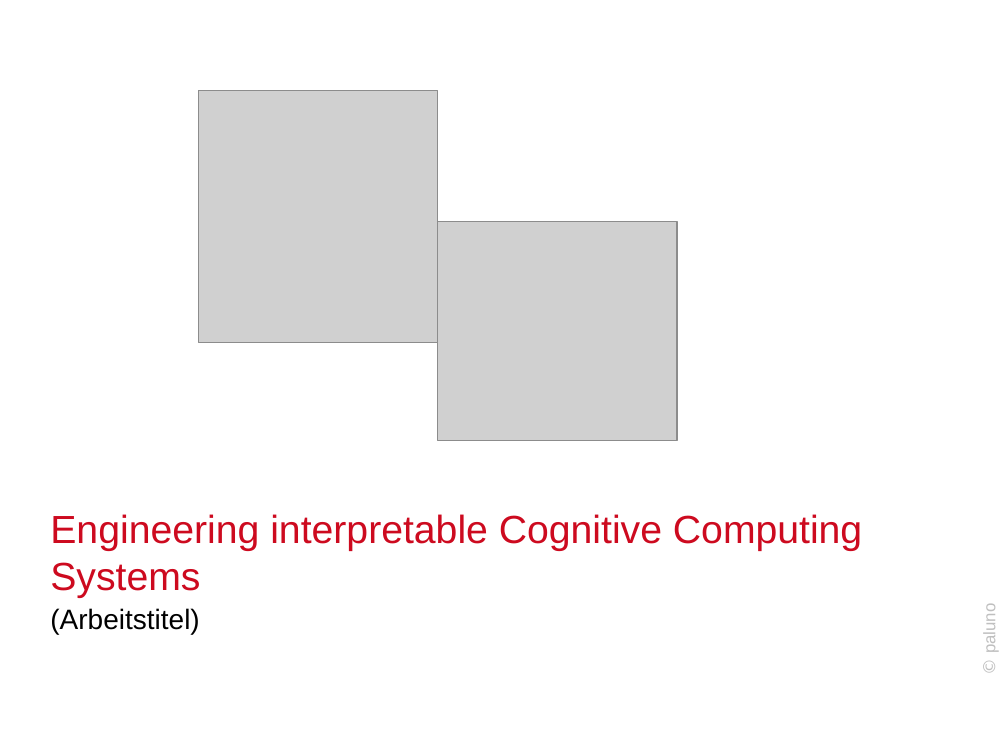
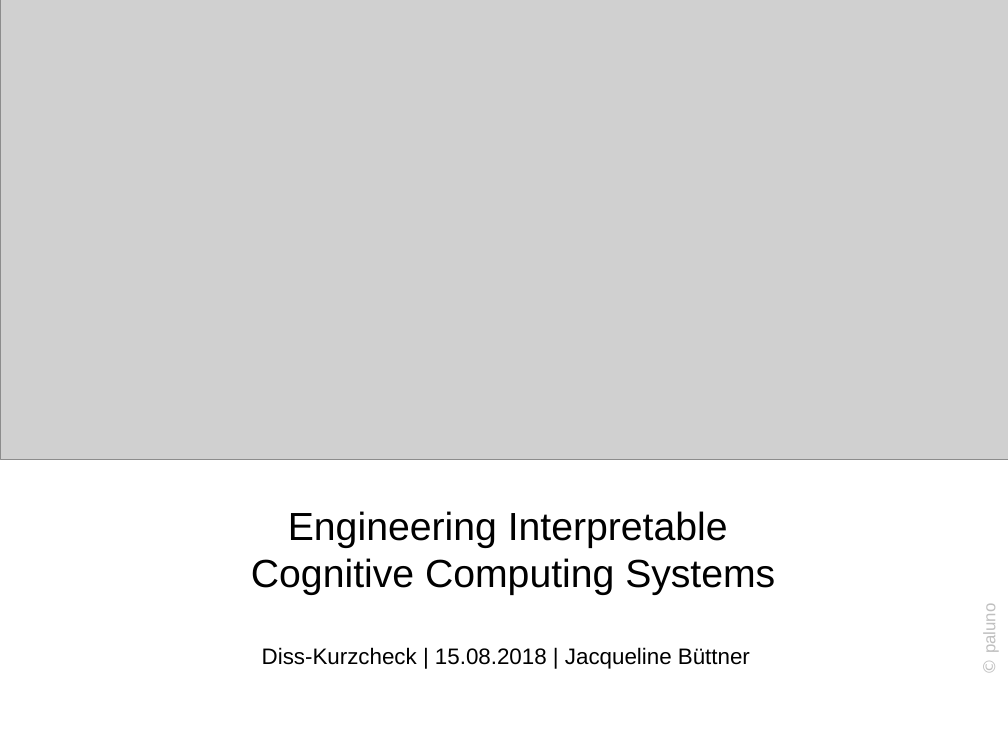
Before and after one commit to jabuettner/citavi, a slide deck: slide 1 of Diss (repo)/Explainable AI/Disskurzcheck082018.pptx. Drawn at 1008x756 pixels with LibreOffice and Linux fonts; fonts in the diff are those of the drawing; grey boxes stand for pictures; background and template pictures are left out. Boxes give left, top, right and bottom in pixels: in the first picture for what was removed or moved away, otherwise in the second. Text is boxed around its words. In the diff, an @@ line names an element or a change of style, - is before the commit and + after.

```diff
--- a/Diss (repo)/Explainable AI/Disskurzcheck082018.pptx
+++ b/Diss (repo)/Explainable AI/Disskurzcheck082018.pptx
@@ picture added at (0,0,1008,460) @@
@@ picture removed at (199,91,438,343) @@
@@ picture removed at (437,222,677,440) @@
@@ text at (251,511,775,595): text changed; text colour #CD0A1F to #000000 @@
-Engineering interpretable Cognitive Computing Systems
+Engineering Interpretable
+Cognitive Computing Systems
@@ text removed at (50,608,199,634) @@
-(Arbeitstitel)
@@ text added at (262,647,750,669), 16 pt, text #000000 @@
+Diss-Kurzcheck | 15.08.2018 | Jacqueline Büttner
```
Also in this commit, not shown: 3 other slides changed, 6 slides added, 6 slides removed, 9 other files.
